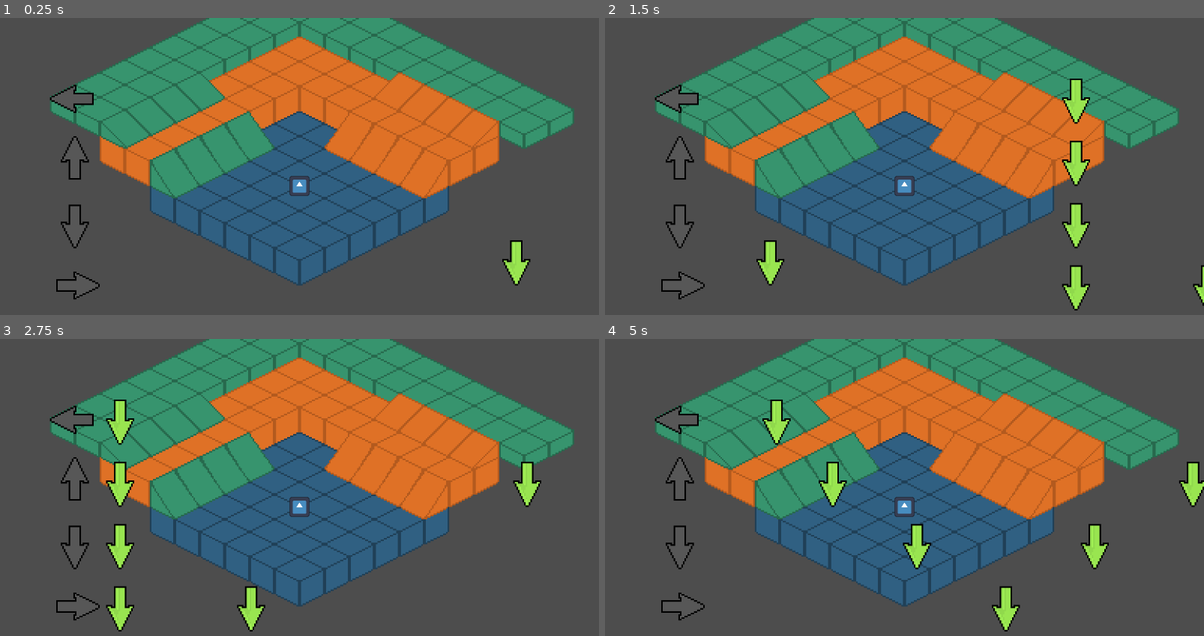
Above: before the commit, frames 1-4 (two rows, left to right).
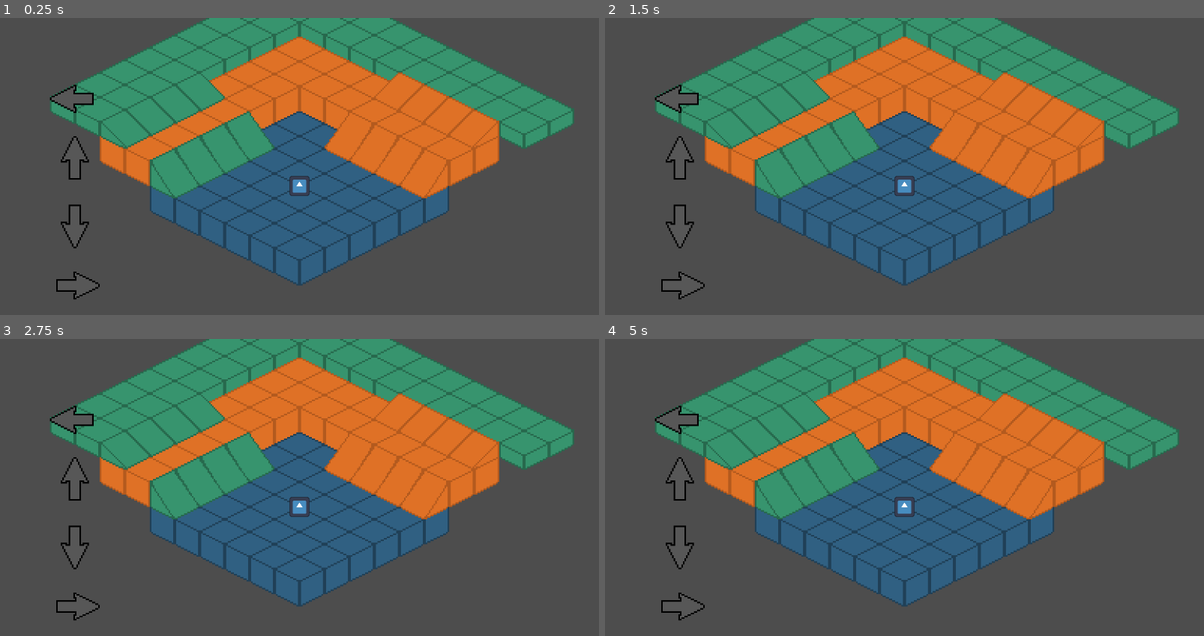
Above: after the commit, the same moments.

Repository: Hobbes-2/Jesters-Tempo
Game: Godot game, scene res://Scenes/main.tscn
Same seed, same stepped clock (60 frames per second), same inputs: the game is played once before the commit and once after it. The engine's default icon, where the game draws it, is replaced by a stand-in: a white triangle on a blue panel in a dark square.
Inputs:
- Up to frame 1 (0.25 s): no input
- Up to frame 2 (1.5 s): tap Enter at 0.5 s; hold Right (Right) 0.53-1.28 s; tap Alt at 0.6 s; hold Down (Down) from 1.28 s (still down); tap Shift at 1.35 s
- Up to frame 3 (2.75 s): release Down (Down) at 2.03 s; hold Right (Right) from 2.03 s (still down); tap Alt at 2.1 s
- Up to frame 4 (5 s): release Right (Right) at 2.78 s; hold E (SpawnUp) 2.78-3.53 s; tap Shift at 2.85, 4.35 s; hold Left (Left) from 3.53 s (still down); tap Alt at 3.6 s

The runs differ from the first frame. In frame 1, 0.4% of the frame differs, in the area x 83-89%, y 74-91%; in frame 2, 2.0%; in frame 3, 2.3%, in the area x 17-91%, y 20-99%; in frame 4, 2.3%.

Commit message:
Started working on the ability to import audio files and have them auto-create a track. Currently it is semi-working, but I plan to make it so that it seperates out the audio file into drums, bass, tenor, etc to work better

Diff:
--- a/Scenes/falling_key.tscn
+++ b/Scenes/falling_key.tscn
@@ -26,7 +26,7 @@
 "texture": SubResource("AtlasTexture_4e6jd")
 }],
 "loop": true,
-"name": &"bottom",
+"name": &"down",
 "speed": 5.0
 }, {
 "frames": [{
@@ -50,7 +50,7 @@
 "texture": SubResource("AtlasTexture_xpghu")
 }],
 "loop": true,
-"name": &"top",
+"name": &"up",
 "speed": 5.0
 }]
 
@@ -60,7 +60,7 @@
 [node name="FallingKey" type="AnimatedSprite2D"]
 z_index = 2
 sprite_frames = SubResource("SpriteFrames_hnynf")
-animation = &"bottom"
+animation = &"up"
 script = ExtResource("1_o7l7b")
 
 [node name="Area2D" type="Area2D" parent="."]
@@ -72,3 +72,5 @@
 
 [node name="Timer" type="Timer" parent="."]
 wait_time = 10.0
+one_shot = true
+autostart = true
--- a/Scenes/key_listener.tscn
+++ b/Scenes/key_listener.tscn
@@ -1,7 +1,8 @@
-[gd_scene load_steps=6 format=3 uid="uid://d4hc345qi0gg8"]
+[gd_scene load_steps=7 format=3 uid="uid://d4hc345qi0gg8"]
 
 [ext_resource type="Script" uid="uid://drv25nsskipu0" path="res://Scripts/key_listener.gd" id="1_2dg5l"]
 [ext_resource type="Texture2D" uid="uid://bjb0be7wic5sm" path="res://Art/ArrowsBasic.png" id="1_rgl2n"]
+[ext_resource type="AudioStream" uid="uid://m8r063nmgaxo" path="res://Music/IT'S GOING DOWN [qQy9HlWIXWo].mp3" id="3_vs4jh"]
 
 [sub_resource type="AtlasTexture" id="AtlasTexture_rgl2n"]
 atlas = ExtResource("1_rgl2n")
@@ -36,6 +37,14 @@
 [node name="CollisionShape2D" type="CollisionShape2D" parent="TimingArea"]
 shape = SubResource("RectangleShape2D_rgl2n")
 
+[node name="SongPlayer" type="AudioStreamPlayer" parent="."]
+stream = ExtResource("3_vs4jh")
+bus = &"Music"
+
+[node name="SongPlayerCalc" type="AudioStreamPlayer" parent="."]
+stream = ExtResource("3_vs4jh")
+bus = &"Calculator"
+
 [connection signal="timeout" from="RandomTimer" to="." method="_on_random_timer_timeout"]
 [connection signal="area_entered" from="TimingArea" to="." method="_on_timing_area_area_entered"]
 [connection signal="area_exited" from="TimingArea" to="." method="_on_timing_area_area_exited"]
--- a/Scenes/main.tscn
+++ b/Scenes/main.tscn
@@ -1,8 +1,7 @@
-[gd_scene load_steps=5 format=4 uid="uid://3d1hh22tkl80"]
+[gd_scene load_steps=4 format=4 uid="uid://3d1hh22tkl80"]
 
 [ext_resource type="TileSet" uid="uid://b85mvlt3tmc5s" path="res://Scenes/Tilemaps-sets/LayeredTiles.tres" id="2_bo1nx"]
 [ext_resource type="PackedScene" uid="uid://cr1kvc7jbnlg6" path="res://Scenes/player_controller.tscn" id="3_8gbba"]
-[ext_resource type="PackedScene" uid="uid://csc15t16n63gn" path="res://Scenes/falling_key.tscn" id="4_jjvhh"]
 [ext_resource type="PackedScene" uid="uid://dboenodxubxhs" path="res://Scenes/despawn_area.tscn" id="4_kry3j"]
 
 [node name="Main" type="Node2D"]
@@ -17,8 +16,5 @@
 
 [node name="PlayerController" parent="IsoTiles" instance=ExtResource("3_8gbba")]
 
-[node name="FallingKey" parent="." instance=ExtResource("4_jjvhh")]
-position = Vector2(184, 47.999992)
-
 [node name="DespawnArea" parent="." instance=ExtResource("4_kry3j")]
 position = Vector2(-280, -312)
--- a/Scenes/player_controller.tscn
+++ b/Scenes/player_controller.tscn
@@ -1,6 +1,7 @@
-[gd_scene load_steps=4 format=3 uid="uid://cr1kvc7jbnlg6"]
+[gd_scene load_steps=5 format=3 uid="uid://cr1kvc7jbnlg6"]
 
 [ext_resource type="Texture2D" uid="uid://8s6x817mpuq4" path="res://images/icon.svg" id="2_dl1v4"]
+[ext_resource type="AudioStream" uid="uid://m8r063nmgaxo" path="res://Music/IT'S GOING DOWN [qQy9HlWIXWo].mp3" id="3_dl1v4"]
 [ext_resource type="PackedScene" uid="uid://d4hc345qi0gg8" path="res://Scenes/key_listener.tscn" id="8_iy555"]
 
 [sub_resource type="SpriteFrames" id="SpriteFrames_bnokr"]
@@ -29,19 +30,23 @@
 position = Vector2(-144, 64)
 rotation = 3.1415927
 direction = "right"
+song = ExtResource("3_dl1v4")
 
 [node name="KeyListener2" parent="." instance=ExtResource("8_iy555")]
 position = Vector2(-144, 24)
 rotation = -1.573452
 direction = "down"
+song = ExtResource("3_dl1v4")
 
 [node name="KeyListener3" parent="." instance=ExtResource("8_iy555")]
 position = Vector2(-144, -56)
 direction = "left"
+song = ExtResource("3_dl1v4")
 
 [node name="KeyListener4" parent="." instance=ExtResource("8_iy555")]
 position = Vector2(-144, -16)
 rotation = 1.5707964
 direction = "up"
+song = ExtResource("3_dl1v4")
 
 [connection signal="timeout" from="RandomTimer" to="." method="_on_random_timer_timeout"]
--- a/Scripts/falling_key.gd
+++ b/Scripts/falling_key.gd
@@ -4,7 +4,7 @@
 #Starting x pos
 var init_x_pos: float = 200
 var has_passed: bool = false
-var pass_threshold = -300.0
+var pass_threshold = -144.0
 
 func _init():
 	set_process(false)
@@ -12,8 +12,8 @@
 func _physics_process(delta: float) -> void:
 	position -= Vector2(fall_speed, 0)
 	# Find out how long it takes for arrow to reach critical spot
-	if global_position.y > pass_threshold and not $Timer.is_stopped():
-		# print($Timer.wait_time - $Timer.time_left)
+	if global_position.x < pass_threshold and not $Timer.is_stopped():
+		print("Time is:", $Timer.wait_time - $Timer.time_left)
 		$Timer.stop()
 		has_passed = true
 
--- a/Scripts/key_listener.gd
+++ b/Scripts/key_listener.gd
@@ -1,11 +1,15 @@
 extends Node2D
 
 @export var direction : String = ""
+@export var song : AudioStreamMP3
+@export var debug : bool = false
 
 #@onready var score_text = preload("res://objects/score_press_text.tscn")
 @onready var falling_key = preload("res://Scenes/falling_key.tscn")
 @onready var timing_area: Area2D = $TimingArea
 @onready var player_controller: Node2D = $".."
+@onready var song_player: AudioStreamPlayer = $SongPlayer
+@onready var song_player_calc: AudioStreamPlayer = $SongPlayerCalc
 
 var entered = false
 var hit = false
@@ -20,7 +24,12 @@
 
 # Called when the node enters the scene tree for the first time.
 func _ready() -> void:
-	pass
+	song_player_calc.stream = song
+	song_player_calc.playing = true
+	AudioServer.set_bus_mute(AudioServer.get_bus_index("Calculator"), true)
+	await get_tree().create_timer(1.92).timeout
+	song_player.stream = song
+	song_player.playing = true
 
 # Called every frame. 'delta' is the elapsed time since the previous frame.
 func _physics_process(delta: float) -> void:
@@ -32,19 +41,27 @@
 			quip = quips[1]
 		elif timeStop > 0.2 and timeStop <= 0.3 :
 			quip = quips[2]
-		print("Timing is " , timeStop, ". ", quip)
+		if debug:
+			print("Timing is " , timeStop, ". ", quip)
 		current_note.queue_free()
+
+	if AudioServer.get_bus_peak_volume_right_db(1, 0) > -75.0:
+		CreateFallingKey()
+		print(AudioServer.get_bus_peak_volume_right_db(1, 0))
 
 	if Input.is_action_just_pressed(direction.capitalize()):
 		if entered == true:
-			print(direction, " hit!")
+			if debug:
+				print(direction, " hit!")
 			hitInTime()
 		else:
-			print(direction, " missed!")
+			if debug:
+				print(direction, " missed!")
 	if !falling_key_queue.is_empty():
 		if falling_key_queue[0].global_position.x < global_position.x - 20:
 			falling_key_queue.pop_front()
-			print(falling_key_queue)
+			if debug:
+				print(falling_key_queue)
 
 func _on_timing_area_area_entered(area: Area2D) -> void:
 	entered = true
@@ -55,17 +72,20 @@
 func _on_timing_area_area_exited(area: Area2D) -> void:
 	entered = false
 	if hit == false:
-		print("Missed a note!")
+		if debug:
+			print("Missed a note!")
 	hit = false
 
 
 func hitInTime():
 	hit = true
-	falling_key_queue.pop_front().queue_free()
+	if !falling_key_queue.is_empty():
+		falling_key_queue.pop_front().queue_free()
 
 func CreateFallingKey():
 	#if button_name == key_name:
 		var fk_inst = falling_key.instantiate()
+		fk_inst.animation = direction
 		get_tree().get_root().call_deferred("add_child", fk_inst)
 		fk_inst.Setup(position.y)
 
@@ -73,6 +93,6 @@
 
 
 func _on_random_timer_timeout():
-	CreateFallingKey()
+	#CreateFallingKey()
 	$RandomTimer.wait_time = randf_range(0.4, 3)
 	$RandomTimer.start()
--- /dev/null
+++ b/default_bus_layout.tres
@@ -0,0 +1,15 @@
+[gd_resource type="AudioBusLayout" format=3 uid="uid://jkp54i443t8t"]
+
+[resource]
+bus/1/name = &"Calculator"
+bus/1/solo = true
+bus/1/mute = false
+bus/1/bypass_fx = false
+bus/1/volume_db = -80.0
+bus/1/send = &"Master"
+bus/2/name = &"Music"
+bus/2/solo = true
+bus/2/mute = false
+bus/2/bypass_fx = false
+bus/2/volume_db = 0.0
+bus/2/send = &"Master"
Not shown, added: Music/IT'S GOING DOWN [qQy9HlWIXWo].mp3.import
Not shown, added: Music/IT'S GOING DOWN [qQy9HlWIXWo].mp3
